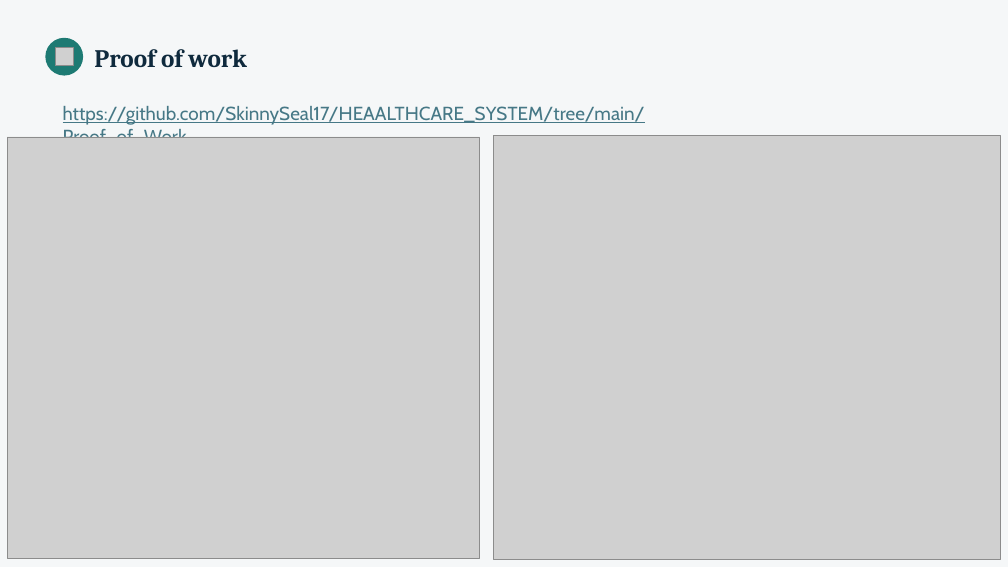
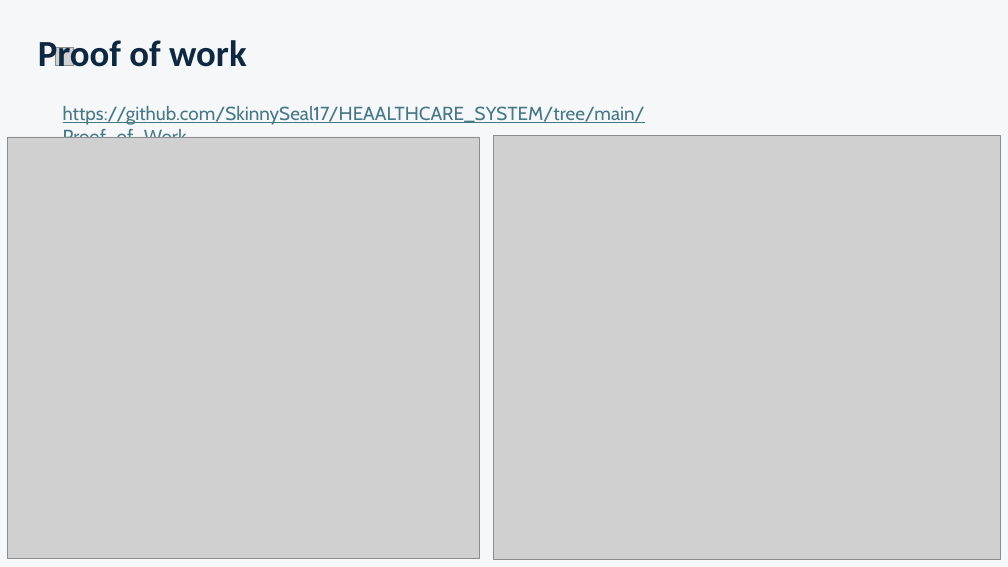
Before and after one commit to SkinnySeal17/HEAALTHCARE_SYSTEM, a slide deck: slide 22 of DOCUMENTS/Presentation_Assignment2.pptx (slide 20 before the commit). Drawn at 1008x567 pixels with LibreOffice and Linux fonts; fonts in the diff are those of the drawing; grey boxes stand for pictures. Boxes give left, top, right and bottom in pixels: in the first picture for what was removed or moved away, otherwise in the second. Text is boxed around its words. In the diff, an @@ line names an element or a change of style, - is before the commit and + after.

```diff
--- a/DOCUMENTS/Presentation_Assignment2.pptx
+++ b/DOCUMENTS/Presentation_Assignment2.pptx
@@ text "Proof of work": place and size @@
-text "Proof of work" at bbox=[94, 49, 247, 67]
+text "Proof of work" at bbox=[38, 40, 247, 67]
@@ text "Proof of work" at bbox=[38, 40, 247, 67]: size 24 to 35 pt, font Cambria to Calibri, text colour #0F2A3D to #0E2841 @@
@@ ellipse removed at bbox=[45, 38, 83, 76] @@
```
Also in this commit, not shown: 9 other slides changed, 4 slides added, 3 slides removed.
